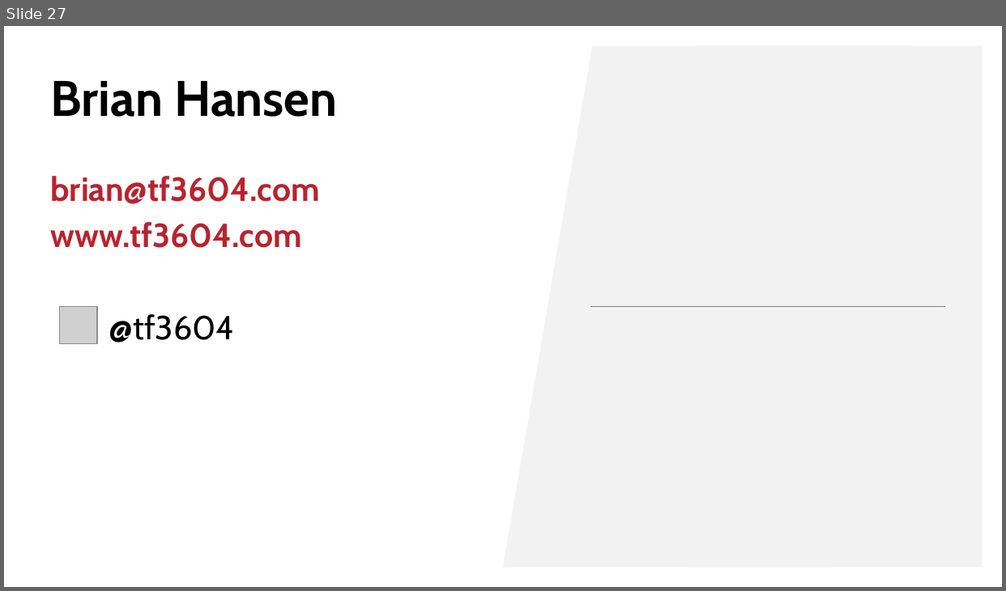
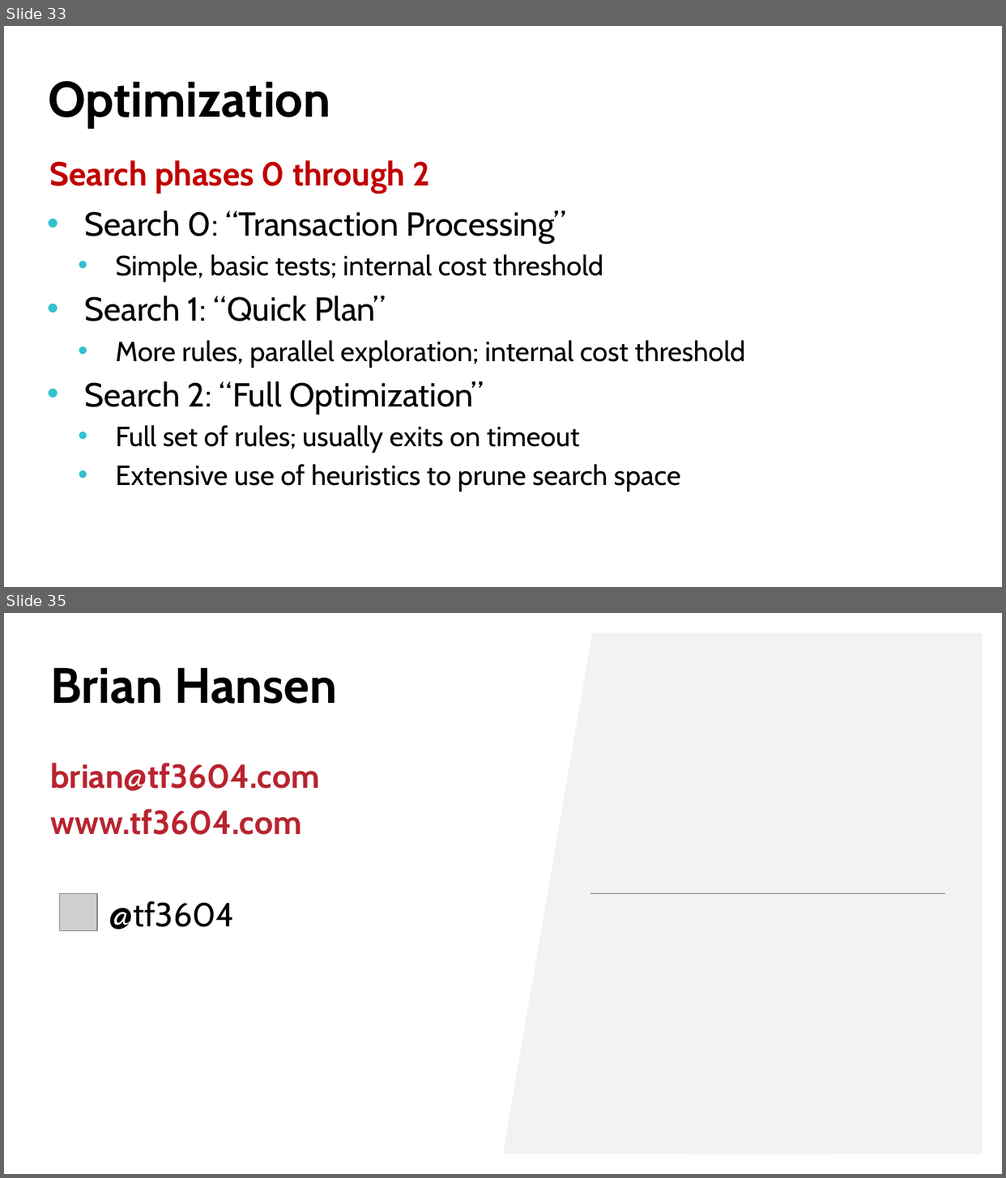
Before and after one commit to tf3604/OptimizerPresentation, a slide deck: Hansen - Get Your Optimizer to Give up All Its Secrets.pptx. Shown one above the other, each under a label of ours: slide 27 before the commit, slides 33 and 35 after it; the slides between them are not shown. The pictures are 1006x591 and 1006x1178 pixels, drawn with LibreOffice and Linux fonts; fonts in the diff are those of the drawing; grey boxes stand for pictures; background and template pictures are left out. Boxes give left, top, right and bottom in pixels: in the first picture for what was removed or moved away, otherwise in the second. Text is boxed around its words. In the diff, an @@ line names an element or a change of style, - is before the commit and + after.

Commit message:
Add Optimization section to slides.

```diff
--- a/Hansen - Get Your Optimizer to Give up All Its Secrets.pptx
+++ b/Hansen - Get Your Optimizer to Give up All Its Secrets.pptx
@@ slide 33 added at [4,26,1002,587], background picture (left out) @@
@@ title added at [48,81,330,128], 36 pt, text #000000, bold @@
+Optimization
@@ text added at [50,160,431,194], 24 pt, text #C00000, bold @@
+Search phases 0 through 2
@@ text added at [84,211,746,492], 20 pt, text #000000 @@
+  • Search 0: “Transaction Processing”
+      • Simple, basic tests; internal cost threshold
+  • Search 1: “Quick Plan”
+      • More rules, parallel exploration; internal cost threshold
+  • Search 2: “Full Optimization”
+      • Full set of rules; usually exits on timeout
+      • Extensive use of heuristics to prune search space
@@ what was slide 27 is now slide 35 @@
```
Also in this commit, not shown: 7 other slides added.
